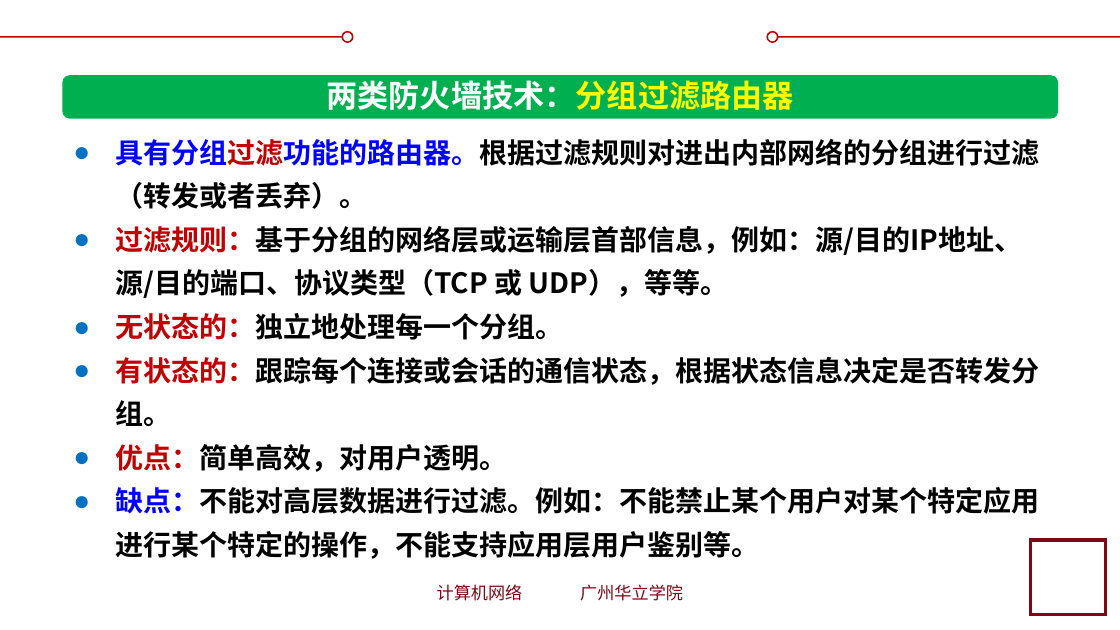
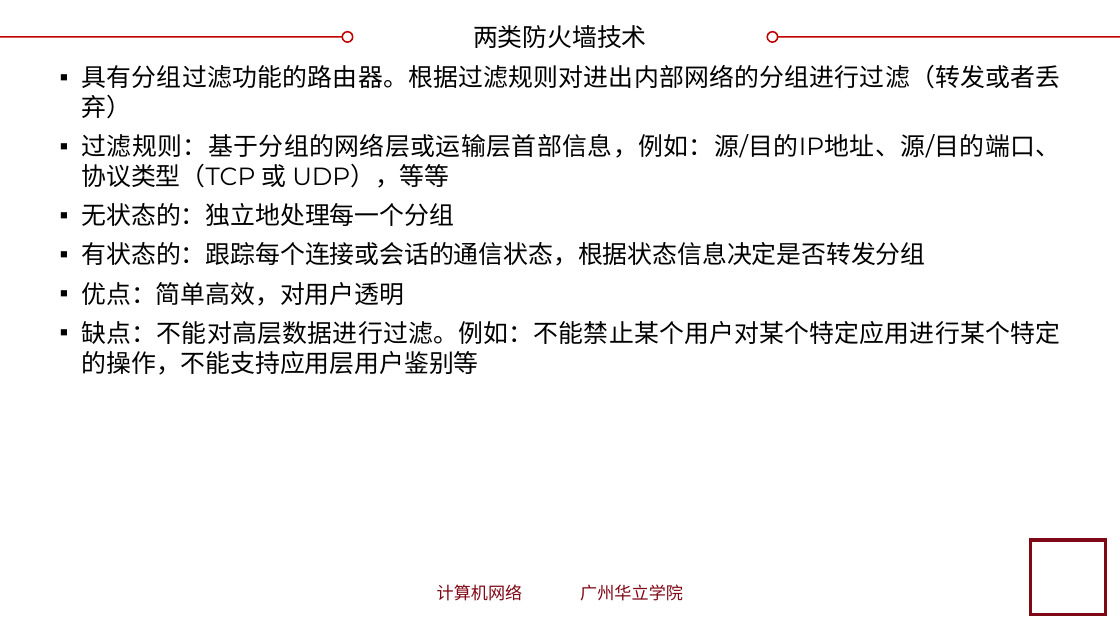
Before and after one commit to glplaman/glplaman.github.io, a slide deck: slide 105 of network/ppt/chap7.pptx (slide 107 before the commit). Drawn at 1120x630 pixels with LibreOffice and Linux fonts; fonts in the diff are those of the drawing; background and template pictures are left out. Boxes give left, top, right and bottom in pixels: in the first picture for what was removed or moved away, otherwise in the second. Text is boxed around its words. In the diff, an @@ line names an element or a change of style, - is before the commit and + after.

```diff
--- a/network/ppt/chap7.pptx
+++ b/network/ppt/chap7.pptx
@@ title "两类防火墙技术" at box(473, 25, 647, 48): vertical alignment top to middle @@
@@ title at box(473, 25, 647, 48): text changed; size 20 to 16 pt; text colour #FFFFFF to #000000; bold off @@
-两类防火墙技术：分组过滤路由器
+两类防火墙技术
@@ rounded rectangle removed at box(63, 75, 1058, 119) @@
@@ text at box(82, 65, 1061, 375): text changed; size 18 to 16 pt; font Noto Sans CJK SC to Montserrat; bold off @@
-● 具有分组过滤功能的路由器。根据过滤规则对进出内部网络的分组进行过滤（转发或者丢弃）。
-● 过滤规则：基于分组的网络层或运输层首部信息，例如：源/目的IP地址、源/目的端口、协议类型（TCP 或 UDP），等等。
-● 无状态的：独立地处理每一个分组。
-● 有状态的：跟踪每个连接或会话的通信状态，根据状态信息决定是否转发分组。
-● 优点：简单高效，对用户透明。
-● 缺点：不能对高层数据进行过滤。例如：不能禁止某个用户对某个特定应用进行某个特定的操作，不能支持应用层用户鉴别等。
+▪ 具有分组过滤功能的路由器。根据过滤规则对进出内部网络的分组进行过滤（转发或者丢弃）
+▪ 过滤规则：基于分组的网络层或运输层首部信息，例如：源/目的IP地址、源/目的端口、协议类型（TCP 或 UDP），等等
+▪ 无状态的：独立地处理每一个分组
+▪ 有状态的：跟踪每个连接或会话的通信状态，根据状态信息决定是否转发分组
+▪ 优点：简单高效，对用户透明
+▪ 缺点：不能对高层数据进行过滤。例如：不能禁止某个用户对某个特定应用进行某个特定的操作，不能支持应用层用户鉴别等
```
Also in this commit, not shown: 49 other slides changed, 2 slides removed, 5 other files.
